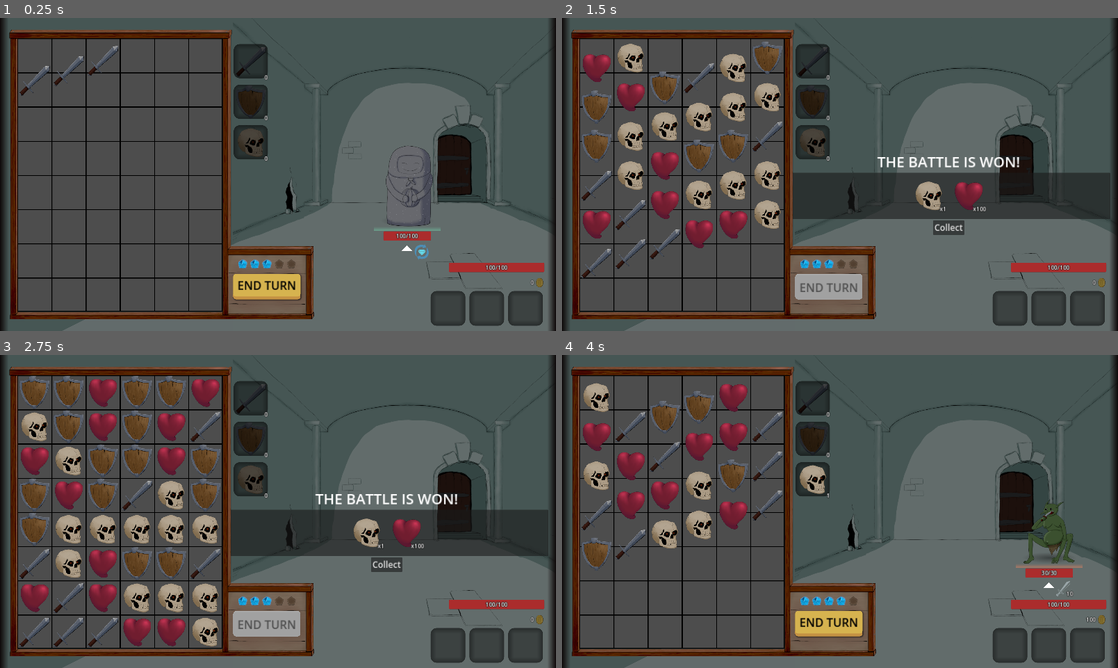
Above: before the commit, frames 1-4 (two rows, left to right).
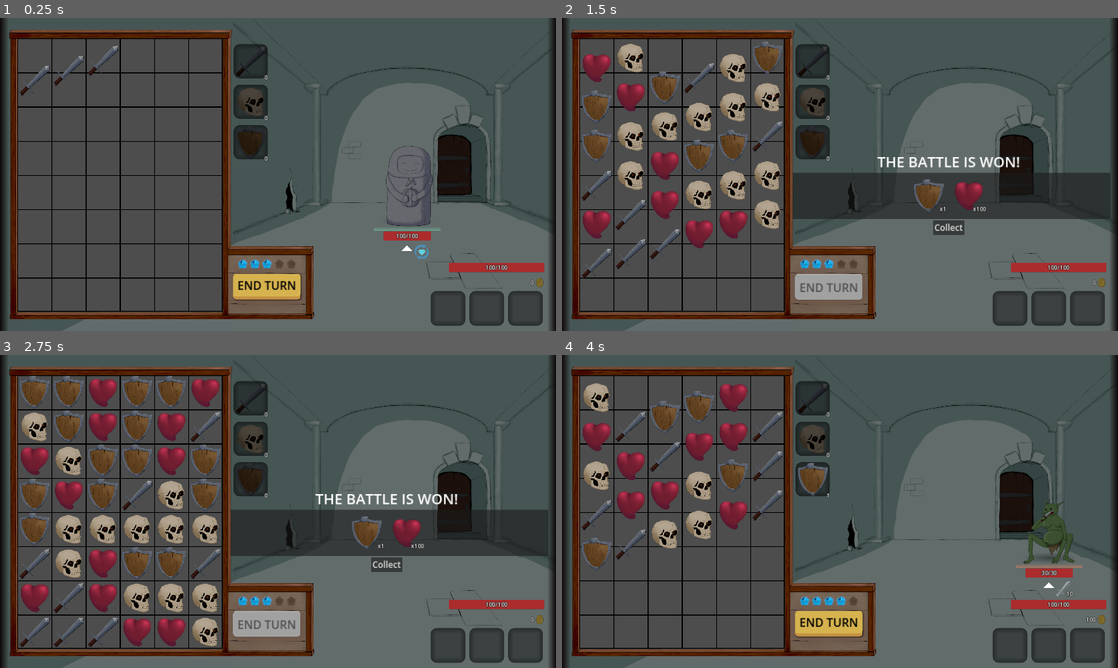
Above: after the commit, the same moments.

Repository: WcOnR/your-mom-is-the-dungeon-lord
Game: Godot game, scene res://game_objects/rooms/world.tscn
Same seed, same stepped clock (60 frames per second), same inputs: the game is played once before the commit and once after it. The engine's default icon, where the game draws it, is replaced by a stand-in: a white triangle on a blue panel in a dark square.
Inputs (mouse positions are in pixels of both pictures, inside the frame that each line leads up to):
- Up to frame 1 (0.25 s): no input
- Up to frame 2 (1.5 s): move the mouse to (962, 158) at 0.52 s; press the mouse at (962, 158) at 0.53 s; hold W 0.53-1.28 s; move the mouse to (728, 190) at 1.27 s; release the mouse at (728, 190) at 1.28 s; click (728, 190) at 1.35 s
- Up to frame 3 (2.75 s): move the mouse to (333, 442) at 2.02 s; press the mouse at (333, 442) at 2.03 s; hold W from 2.03 s (still down)
- Up to frame 4 (4 s): release W at 2.75 s; release the mouse at (895, 442) at 2.75 s; click "Collect" at 2.75 s; move the mouse to (812, 574) at 3.52 s; hold W from 3.53 s (still down); click (812, 574) at 3.6 s

The runs differ from the first frame. In frame 1, 0.6% of the frame differs, in the area x 42-48%, y 22-45%; in frame 2, 1.0%, in the area x 42-69%, y 22-62%; in frame 3, 1.0%; in frame 4, 0.7%.

Commit message:
Update consumables

Diff:
--- a/game_objects/field/field.gd
+++ b/game_objects/field/field.gd
@@ -66,6 +66,11 @@
 	for cell_id in to_remove:
 		gems.append(map.get(cell_id) as Gem)
 	_collapse_gems(gems, initiator)
+
+
+func clean_field() -> void:
+	while not grid.gems.is_empty():
+		_delete_gem(grid.gems[0])
 
 
 func hit_target(target : Vector2i, initiator : Node) -> void:
@@ -240,18 +245,22 @@
 
 
 func _on_consumable_pos_updated(_position: Vector2, _data : Variant) -> void:
-	var cell_id := grid.get_cell_id(_position - global_position)
+	var diff := _position - global_position
+	var cell_id := grid.get_cell_id(diff)
 	if is_valid_cell_id(cell_id):
 		var item_preset := _data as ItemPreset
-		item_preset.action.run(ON_MOVE, [self, cell_id])
+		var offset := (diff - grid.get_cell_position(cell_id)) / grid.get_cell_size()
+		item_preset.action.run(ON_MOVE, [self, cell_id, offset])
 	else:
 		tile_map_h.clear()
 
 
 func _on_consumable_drop(_position: Vector2, _data : Variant) -> void:
-	var cell_id := grid.get_cell_id(_position - global_position)
+	var diff := _position - global_position
+	var cell_id := grid.get_cell_id(diff)
 	tile_map_h.clear()
 	var item_preset := _data as ItemPreset
 	if is_valid_cell_id(cell_id):
-		item_preset.action.run(ON_DROP, [self, cell_id])
+		var offset := (diff - grid.get_cell_position(cell_id)) / grid.get_cell_size()
+		item_preset.action.run(ON_DROP, [self, cell_id, offset])
 		_player.inventory_comp.consume_item(item_preset)
--- a/game_objects/items/consumabls/consumabl_item_1.tres
+++ b/game_objects/items/consumabls/consumabl_item_1.tres
@@ -1,13 +1,13 @@
 [gd_resource type="Resource" script_class="ItemPreset" load_steps=6 format=3 uid="uid://c4o1anlio860k"]
 
-[ext_resource type="Script" path="res://game_objects/items/consumabls/v_line_cons.gd" id="1_4ncl7"]
+[ext_resource type="Script" path="res://game_objects/items/consumabls/line_cons.gd" id="1_iikhn"]
 [ext_resource type="Script" path="res://game_systems/action.gd" id="2_1m04v"]
 [ext_resource type="Script" path="res://game_objects/items/item_preset.gd" id="3_rmn4n"]
 [ext_resource type="Texture2D" uid="uid://crwj0ycattsn2" path="res://game_objects/gems/Sword.png" id="4_1d6tf"]
 
 [sub_resource type="Resource" id="Resource_qjvjf"]
 script = ExtResource("2_1m04v")
-behavior = ExtResource("1_4ncl7")
+behavior = ExtResource("1_iikhn")
 args = []
 
 [resource]
@@ -15,6 +15,6 @@
 type = 0
 texture = ExtResource("4_1d6tf")
 action = SubResource("Resource_qjvjf")
-item_name = "Vertical Slash"
-item_description = "Consumable item, that can be used to collapse tiles on one vertical line. "
-price = 200
+item_name = "Slash"
+item_description = "Consumable item, that can be used to collapse tiles on one vertical or horizontal line."
+price = 100
--- a/game_objects/items/consumabls/consumabl_item_2.tres
+++ b/game_objects/items/consumabls/consumabl_item_2.tres
@@ -1,20 +1,20 @@
 [gd_resource type="Resource" script_class="ItemPreset" load_steps=6 format=3 uid="uid://cgf7nuvx856d5"]
 
 [ext_resource type="Script" path="res://game_objects/items/item_preset.gd" id="1_inoiv"]
-[ext_resource type="Script" path="res://game_objects/items/consumabls/h_line_cons.gd" id="1_j6mhi"]
+[ext_resource type="Script" path="res://game_objects/items/consumabls/gem_type_cons.gd" id="1_js5cx"]
 [ext_resource type="Script" path="res://game_systems/action.gd" id="2_u7px7"]
-[ext_resource type="Texture2D" uid="uid://dyrs7k7aq7lw6" path="res://game_objects/gems/Shield.png" id="4_k1ehx"]
+[ext_resource type="Texture2D" uid="uid://by8e35fgqpyy3" path="res://game_objects/gems/Skull.png" id="4_kg1mo"]
 
 [sub_resource type="Resource" id="Resource_v6efb"]
 script = ExtResource("2_u7px7")
-behavior = ExtResource("1_j6mhi")
+behavior = ExtResource("1_js5cx")
 args = []
 
 [resource]
 script = ExtResource("1_inoiv")
 type = 0
-texture = ExtResource("4_k1ehx")
+texture = ExtResource("4_kg1mo")
 action = SubResource("Resource_v6efb")
-item_name = "Horizontal Slash"
-item_description = "Consumable item, that can be used to collapse tiles on one horizontal line."
+item_name = "Chain Lightning"
+item_description = "Consumable item, that can be used to collapse all tiles with same type. "
 price = 200
--- a/game_objects/items/consumabls/consumabl_item_3.tres
+++ b/game_objects/items/consumabls/consumabl_item_3.tres
@@ -1,20 +1,20 @@
 [gd_resource type="Resource" script_class="ItemPreset" load_steps=6 format=3 uid="uid://4gow4p87dlkh"]
 
-[ext_resource type="Script" path="res://game_objects/items/consumabls/gem_type_cons.gd" id="1_ep2fs"]
+[ext_resource type="Script" path="res://game_objects/items/consumabls/field_clean_cons.gd" id="1_8cdpm"]
 [ext_resource type="Script" path="res://game_objects/items/item_preset.gd" id="1_jeh05"]
 [ext_resource type="Script" path="res://game_systems/action.gd" id="2_lae6x"]
-[ext_resource type="Texture2D" uid="uid://by8e35fgqpyy3" path="res://game_objects/gems/Skull.png" id="4_jdyuu"]
+[ext_resource type="Texture2D" uid="uid://dyrs7k7aq7lw6" path="res://game_objects/gems/Shield.png" id="4_k3min"]
 
 [sub_resource type="Resource" id="Resource_3obb2"]
 script = ExtResource("2_lae6x")
-behavior = ExtResource("1_ep2fs")
+behavior = ExtResource("1_8cdpm")
 args = []
 
 [resource]
 script = ExtResource("1_jeh05")
 type = 0
-texture = ExtResource("4_jdyuu")
+texture = ExtResource("4_k3min")
 action = SubResource("Resource_3obb2")
-item_name = "Chain Lightning"
-item_description = "Consumable item, that can be used to collapse all tiles with same type. "
+item_name = "Field Wipe"
+item_description = "Consumable item, that can be used to clean whole field. "
 price = 400
--- /dev/null
+++ b/game_objects/items/consumabls/field_clean_cons.gd
@@ -0,0 +1,22 @@
+class_name FieldCleanCons extends RefCounted
+
+
+func on_move(args : Array[Variant]) -> bool:
+	var field := args[0] as Field
+	field.highlight_cells(_get_all_cells(field))
+	return false
+
+
+func on_drop(args : Array[Variant]) -> bool:
+	var field := args[0] as Field
+	field.clean_field()
+	return false
+
+
+func _get_all_cells(field : Field) -> Array[Vector2i]:
+	var size := field.grid.get_size()
+	var highlight : Array[Vector2i] = []
+	for x in size.x:
+		for y in size.y:
+			highlight.append(Vector2i(x, y))
+	return highlight
--- a/game_objects/items/consumabls/h_line_cons.gd
+++ /dev/null
@@ -1,24 +0,0 @@
-class_name HLineCons extends RefCounted
-
-
-func on_move(args : Array[Variant]) -> bool:
-	var field := args[0] as Field
-	var id := args[1] as Vector2i
-	field.highlight_cells(_get_h_line(field, id))
-	return false
-
-
-func on_drop(args : Array[Variant]) -> bool:
-	var field := args[0] as Field
-	var id := args[1] as Vector2i
-	var player = field.get_tree().get_first_node_in_group("Player") as Player
-	field.collapse_ids(_get_h_line(field, id), player)
-	return false
-
-
-func _get_h_line(field : Field, id : Vector2i) -> Array[Vector2i]:
-	var size_x := field.grid.get_size().x
-	var highlight : Array[Vector2i] = []
-	for i in size_x:
-		highlight.append(Vector2i(i, id.y))
-	return highlight
--- /dev/null
+++ b/game_objects/items/consumabls/line_cons.gd
@@ -0,0 +1,46 @@
+class_name LineCons extends RefCounted
+
+
+func on_move(args : Array[Variant]) -> bool:
+	var field := args[0] as Field
+	var id := args[1] as Vector2i
+	var offset := args[2] as Vector2
+	field.highlight_cells(_get_target_line(offset, field, id))
+	return false
+
+
+func on_drop(args : Array[Variant]) -> bool:
+	var field := args[0] as Field
+	var id := args[1] as Vector2i
+	var player = field.get_tree().get_first_node_in_group("Player") as Player
+	var offset := args[2] as Vector2
+	field.collapse_ids(_get_target_line(offset, field, id), player)
+	return false
+
+
+func _get_target_line(offset : Vector2, field : Field, id : Vector2i) -> Array[Vector2i]:
+	if _is_h_line(offset):
+		return _get_h_line(field, id)
+	return _get_v_line(field, id)
+
+
+func _is_h_line(offset : Vector2) -> bool:
+	var d := offset.x < offset.y
+	var rd := offset.x < (1.0 - offset.y)
+	return d and rd or (not d and not rd)
+
+
+func _get_h_line(field : Field, id : Vector2i) -> Array[Vector2i]:
+	var size_x := field.grid.get_size().x
+	var highlight : Array[Vector2i] = []
+	for i in size_x:
+		highlight.append(Vector2i(i, id.y))
+	return highlight
+
+
+func _get_v_line(field : Field, id : Vector2i) -> Array[Vector2i]:
+	var size_y := field.grid.get_size().y
+	var highlight : Array[Vector2i] = []
+	for i in size_y:
+		highlight.append(Vector2i(id.x, i))
+	return highlight
--- a/game_objects/items/consumabls/v_line_cons.gd
+++ /dev/null
@@ -1,24 +0,0 @@
-class_name VLineCons extends RefCounted
-
-
-func on_move(args : Array[Variant]) -> bool:
-	var field := args[0] as Field
-	var id := args[1] as Vector2i
-	field.highlight_cells(_get_v_line(field, id))
-	return false
-
-
-func on_drop(args : Array[Variant]) -> bool:
-	var field := args[0] as Field
-	var id := args[1] as Vector2i
-	var player = field.get_tree().get_first_node_in_group("Player") as Player
-	field.collapse_ids(_get_v_line(field, id), player)
-	return false
-
-
-func _get_v_line(field : Field, id : Vector2i) -> Array[Vector2i]:
-	var size_y := field.grid.get_size().y
-	var highlight : Array[Vector2i] = []
-	for i in size_y:
-		highlight.append(Vector2i(id.x, i))
-	return highlight
